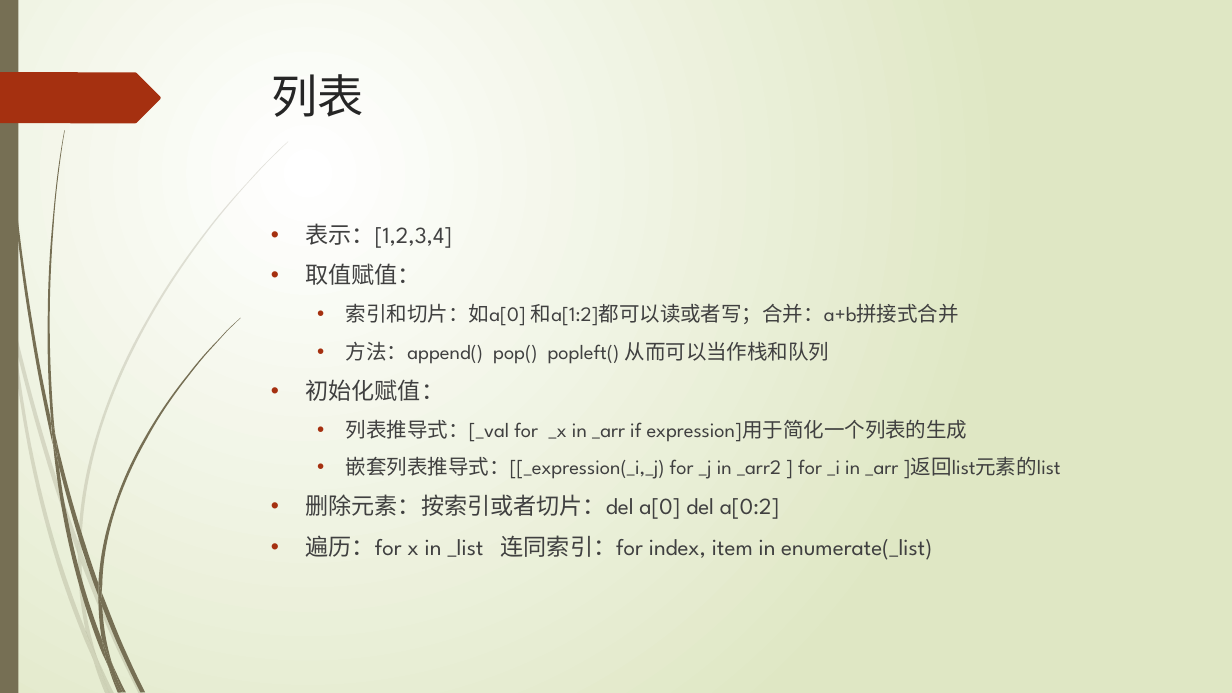
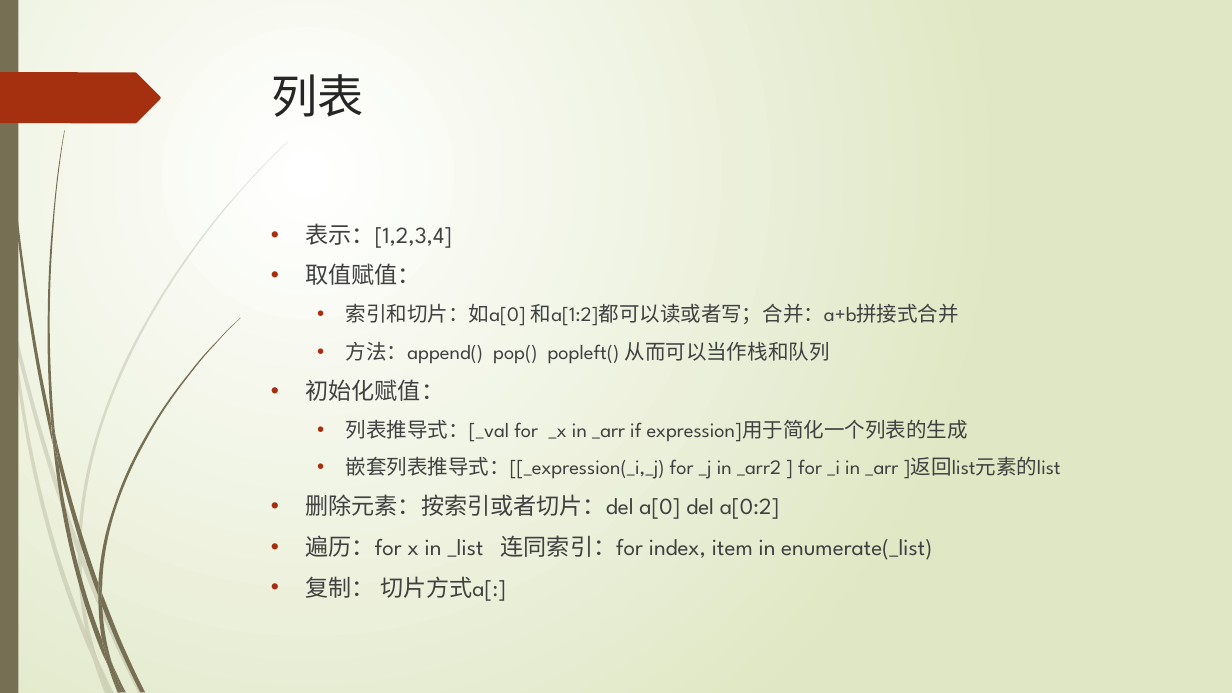
Before and after one commit to lspgithublxh/document, a slide deck: slide 28 of 编程语言/python/Python基础入门知识分享.pptx (slide 23 before the commit). Drawn at 1232x693 pixels with LibreOffice and Linux fonts; fonts in the diff are those of the drawing. Boxes give left, top, right and bottom in pixels: in the first picture for what was removed or moved away, otherwise in the second. Text is boxed around its words. In the diff, an @@ line names an element or a change of style, - is before the commit and + after.

```diff
--- a/编程语言/python/Python基础入门知识分享.pptx
+++ b/编程语言/python/Python基础入门知识分享.pptx
@@ text at [306, 576, 506, 601]: paragraph added @@
+• 复制： 切片方式a[:]
```
Also in this commit, not shown: 2 other slides changed, 11 slides added, 6 other files.
